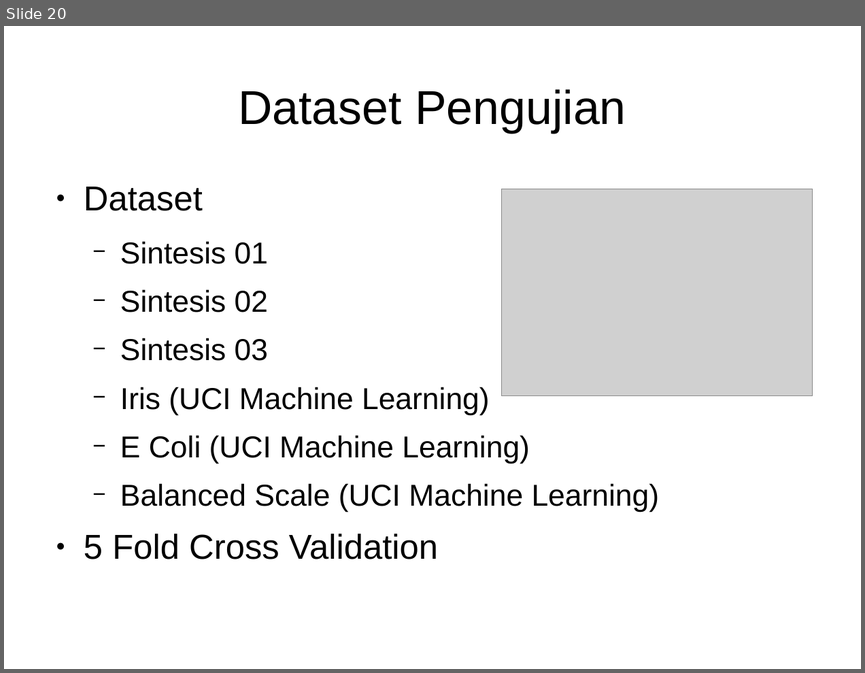
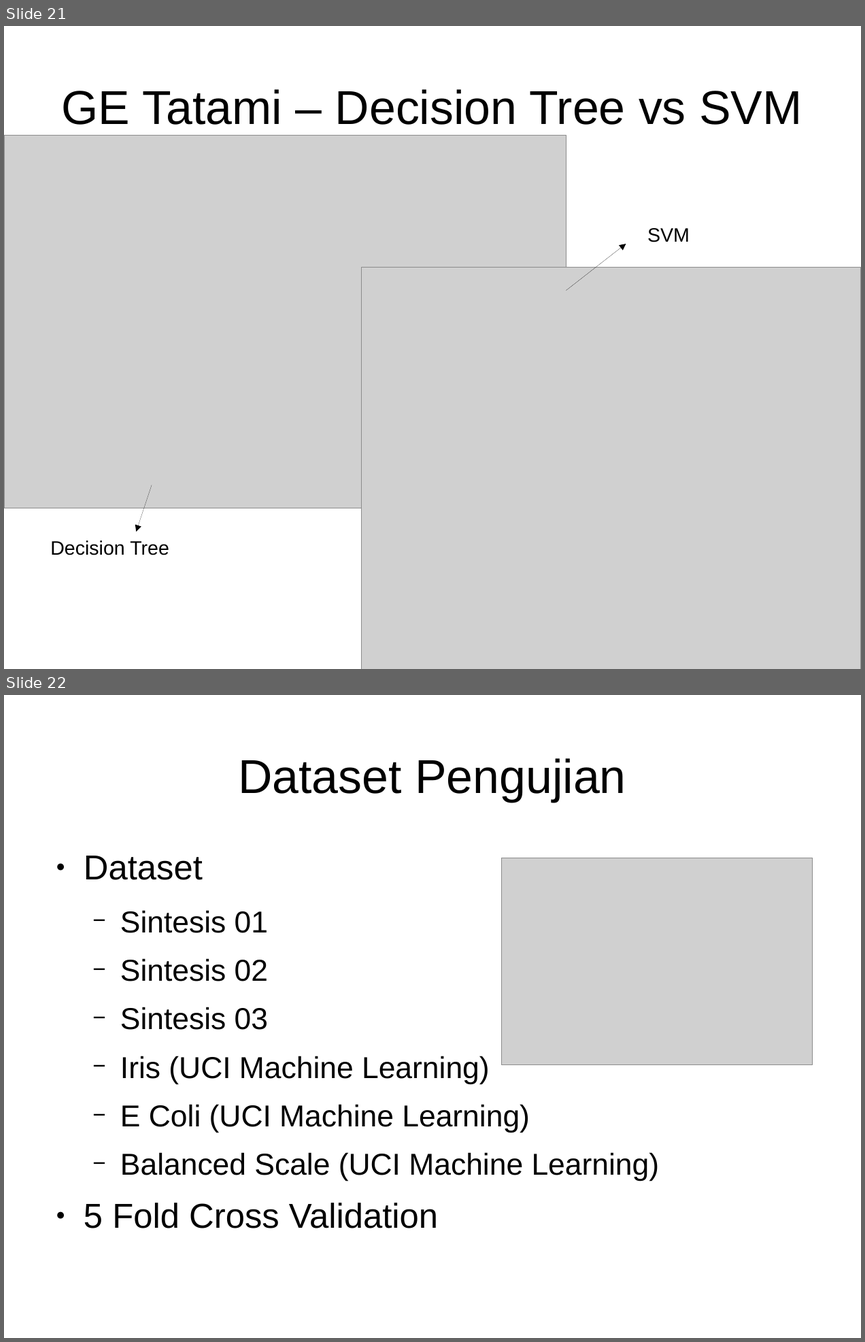
Before and after one commit to goFrendiAsgard/feature-extractor, a slide deck: report/pra-thesis.odp. Shown one above the other, each under a label of ours: slide 20 before the commit, slides 21 and 22 after it. The pictures are 865x673 and 865x1342 pixels, drawn with LibreOffice and Linux fonts; fonts in the diff are those of the drawing; grey boxes stand for pictures. Boxes give left, top, right and bottom in pixels: in the first picture for what was removed or moved away, otherwise in the second. Text is boxed around its words. In the diff, an @@ line names an element or a change of style, - is before the commit and + after.

```diff
--- a/report/pra-thesis.odp
+++ b/report/pra-thesis.odp
@@ slide 21 added at bbox=[4, 26, 861, 669], background #FFFFFF @@
@@ title added at bbox=[62, 89, 802, 125], 44 pt, text #000000 @@
+GE Tatami – Decision Tree vs SVM
@@ picture added at bbox=[4, 135, 566, 508] @@
@@ text added at bbox=[647, 228, 689, 242], 18 pt, text #000000 @@
+SVM
@@ arrow added from (566, 291) to (626, 244), #000000 0 pt @@
@@ picture added at bbox=[362, 267, 861, 669] @@
@@ arrow added from (152, 485) to (136, 531), #000000 0 pt @@
@@ text added at bbox=[50, 540, 169, 555], 18 pt, text #000000 @@
+Decision Tree
@@ what was slide 20 is now slide 22 @@
```
Also in this commit, not shown: 3 slides changed, 1 other slide added, 25 other files.
